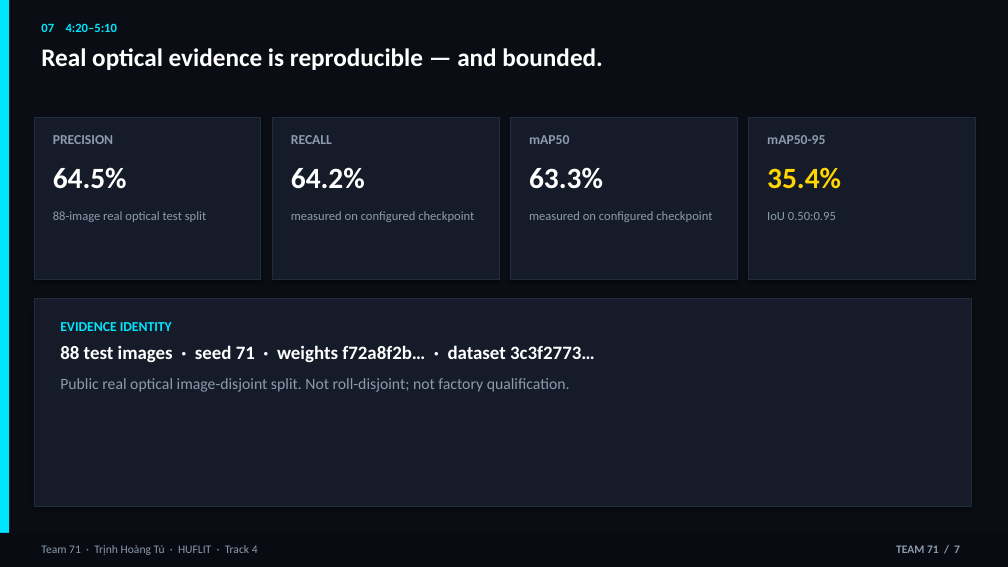
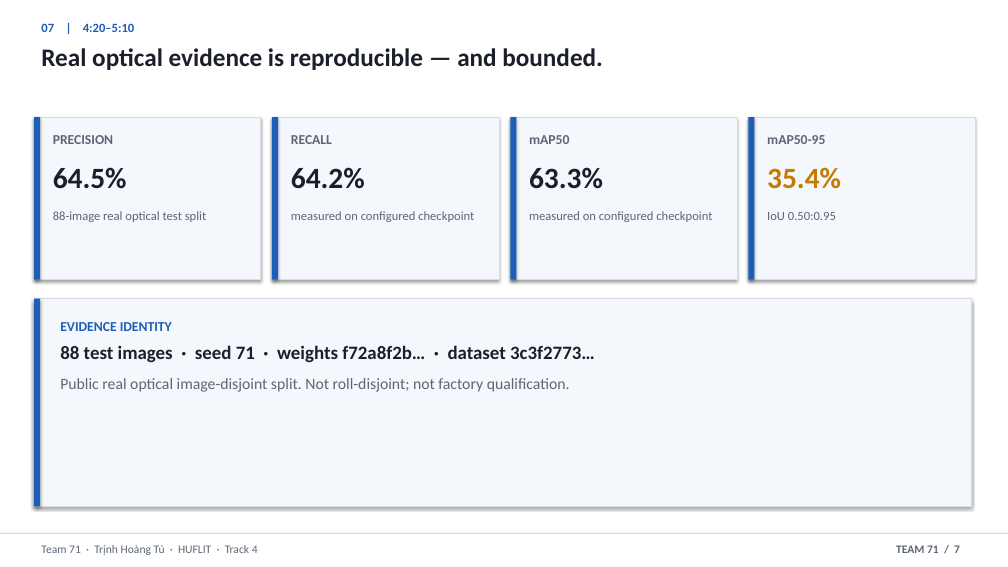
Before and after one commit to thtcsec/securecoating-vision, a slide deck: slide 7 of SecureCoating-Vision_Final_Defense_6min.pptx. Drawn at 1008x567 pixels with LibreOffice and Linux fonts; fonts in the diff are those of the drawing. Boxes give left, top, right and bottom in pixels: in the first picture for what was removed or moved away, otherwise in the second. Text is boxed around its words. In the diff, an @@ line names an element or a change of style, - is before the commit and + after.

```diff
--- a/SecureCoating-Vision_Final_Defense_6min.pptx
+++ b/SecureCoating-Vision_Final_Defense_6min.pptx
@@ rectangle at [0,0,1008,567]: fill #0A0D14 to #FFFFFF @@
@@ rectangle removed at [0,0,9,567] @@
@@ text at [41,23,134,32]: text changed; text colour #00E5FF to #1F5EB8 @@
-07 4:20–5:10
+07 | 4:20–5:10
@@ rectangle: place and size @@
-rectangle at [34,117,261,280]
+rectangle at [34,117,40,280]
@@ rectangle at [34,117,40,280]: fill #151B28 to #1F5EB8; outline #222C3E 0.5 pt to none @@
@@ rectangle added at [34,117,261,280], fill #F4F7FB, outline #D5DCE6 0.5 pt @@
@@ rectangle added at [272,117,278,280], fill #1F5EB8 @@
@@ rectangle added at [510,117,516,280], fill #1F5EB8 @@
@@ rectangle added at [749,117,755,280], fill #1F5EB8 @@
@@ text colour #FFFFFF to #1A1F2B in 4 elements at [53,167,127,189], [41,48,603,70], [291,167,365,189], [529,167,603,189] @@
@@ text "35.4%" at [767,167,841,189]: text colour #FFD600 to #C47B00 @@
@@ fill #151B28 to #F4F7FB; outline #222C3E 0.5 pt to #D5DCE6 0.5 pt in 4 elements at [272,117,499,280], [510,117,737,280], [749,117,975,280], [34,299,972,507] @@
@@ rectangle added at [34,299,40,507], fill #1F5EB8 @@
@@ text "EVIDENCE IDENTITY" at [60,322,595,392]: text colour #00E5FF to #1F5EB8 in "EVIDENCE IDENTITY"; text colour #FFFFFF to #1A1F2B in "88 test images · seed 71 · ..."; text colour #8C9BAE to #5C6775 in "Public real optical image-disjoint split. Not roll-disjoint; ..." @@
@@ rectangle: place and size @@
-rectangle at [0,533,1008,567]
+rectangle at [0,533,1008,534]
@@ rectangle at [0,533,1008,534]: fill #080B12 to #D5DCE6 @@
@@ text colour #8C9BAE to #5C6775 in 10 elements at [53,135,113,144], [53,211,207,222], [291,135,332,144], [291,211,474,222], [529,135,569,144], [529,211,712,222], [767,135,825,144], [767,212,836,220], [41,545,258,555], [896,545,960,553] @@
```
Also in this commit, not shown: 7 other slides changed, 4 other files.
